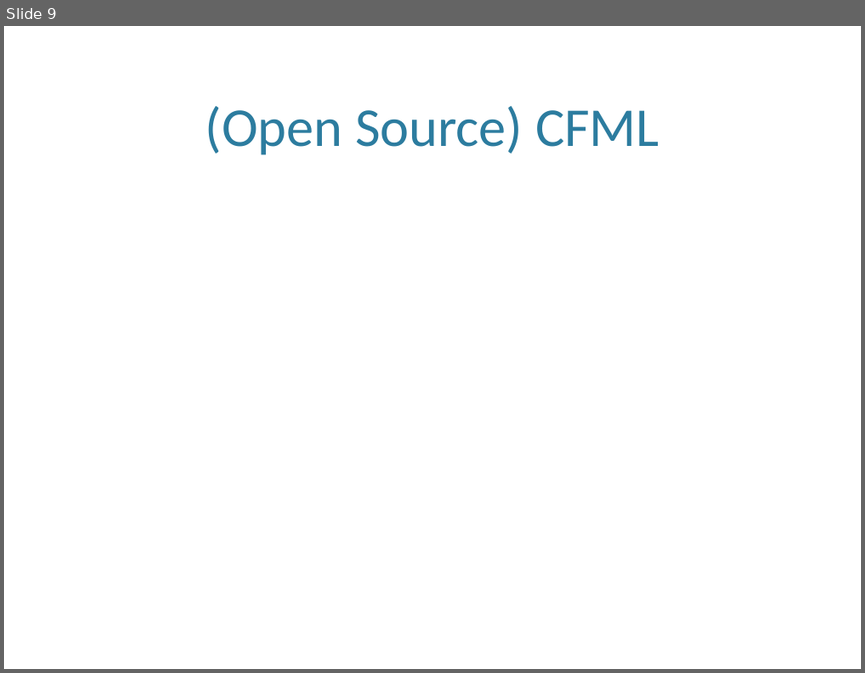
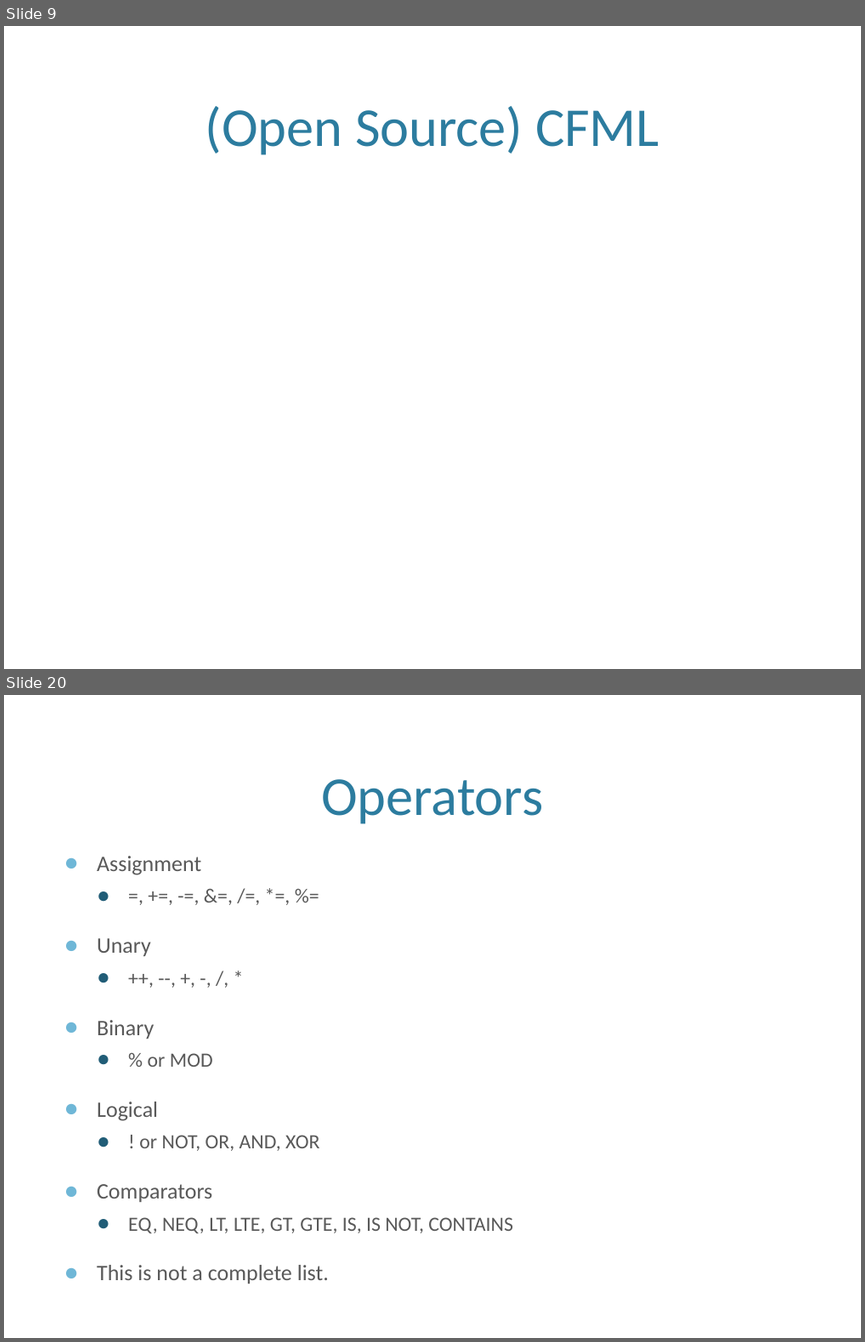
Before and after one commit to awayken/2011sdcodecamp, a slide deck: presentation.pptx. Shown one above the other, each under a label of ours: slide 9 before the commit, slides 9 and 20 after it; the slides between them are not shown. The pictures are 865x673 and 865x1342 pixels, drawn with LibreOffice and Linux fonts; fonts in the diff are those of the drawing; background and template pictures are left out. Boxes give left, top, right and bottom in pixels: in the first picture for what was removed or moved away, otherwise in the second. Text is boxed around its words. In the diff, an @@ line names an element or a change of style, - is before the commit and + after.

```diff
--- a/presentation.pptx
+++ b/presentation.pptx
@@ slide 20 added at [4, 695, 861, 1338], background picture (left out) @@
@@ title added at [321, 779, 543, 824], 46 pt, text #2C7C9F @@
+Operators
@@ text added at [97, 856, 513, 1283], 17.1 pt, text #595959 @@
+● Assignment
+  ● =, +=, -=, &=, /=, *=, %=
+● Unary
+  ● ++, --, +, -, /, *
+● Binary
+  ● % or MOD
+● Logical
+  ● ! or NOT, OR, AND, XOR
+● Comparators
+  ● EQ, NEQ, LT, LTE, GT, GTE, IS, IS NOT, CONTAINS
+● This is not a complete list.
```
Also in this commit, not shown: 17 other slides added.
